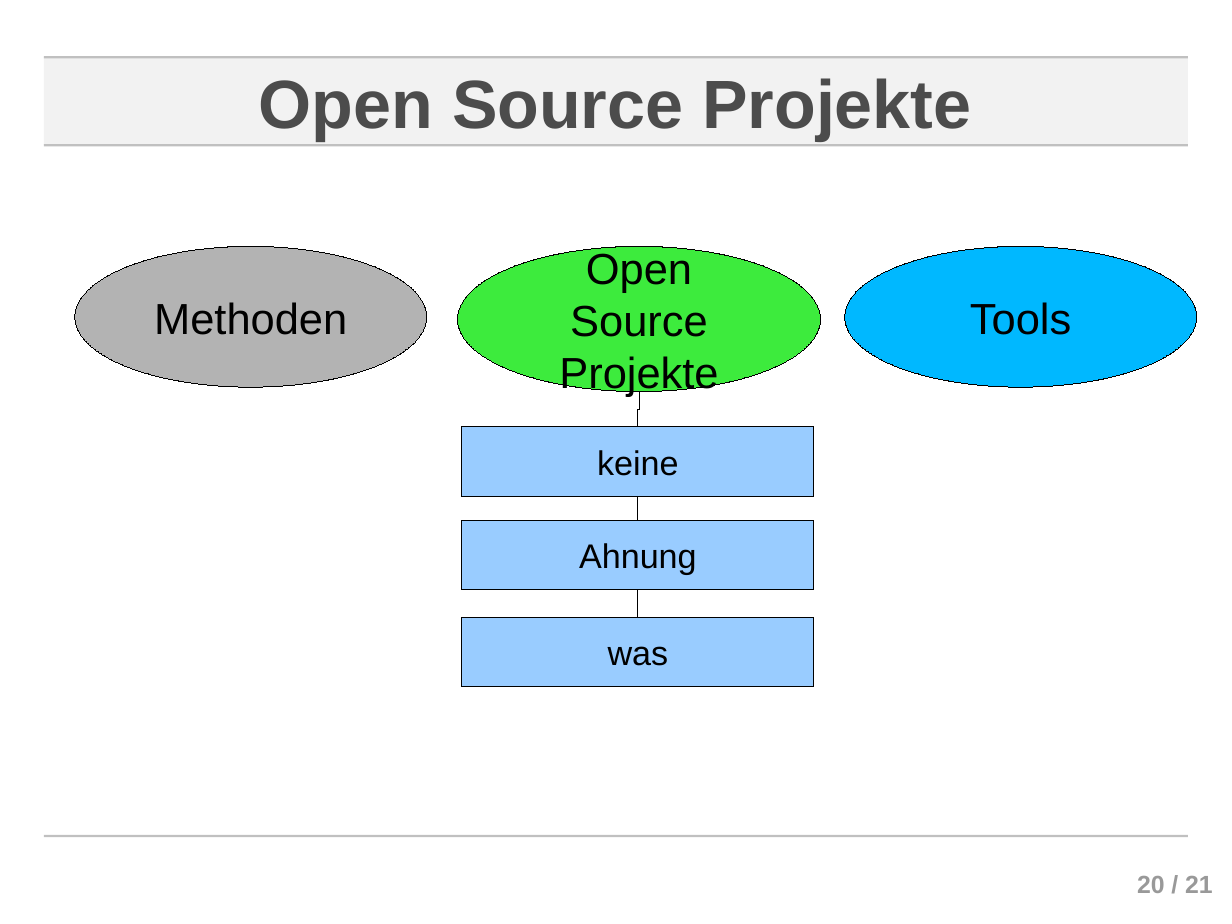
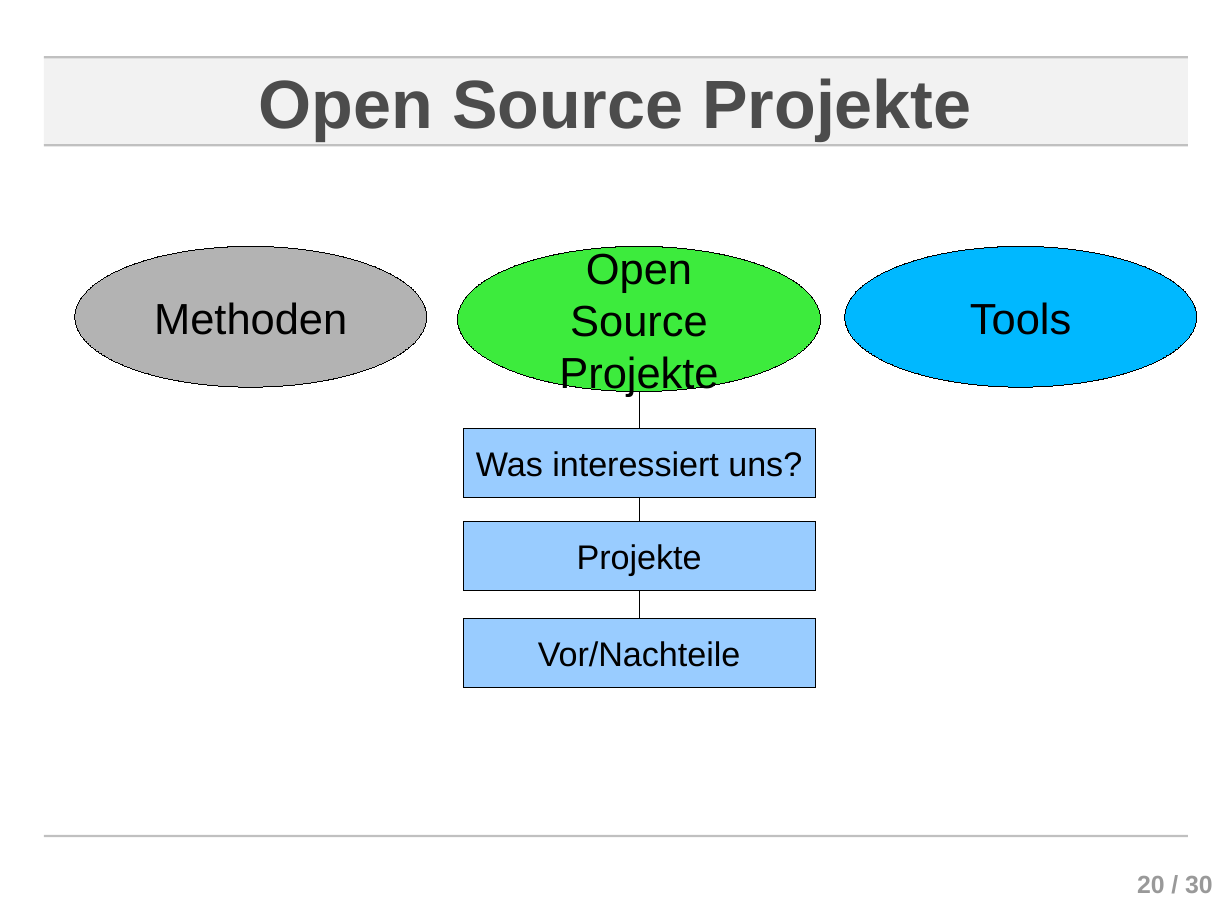
Before and after one commit to ChornHulio/sweSeminar, a slide deck: slide 20 of presentation/Agile Softwareentwicklung.odp. Drawn at 1232x924 pixels with LibreOffice and Linux fonts; fonts in the diff are those of the drawing; background and template pictures are left out. Boxes give left, top, right and bottom in pixels: in the first picture for what was removed or moved away, otherwise in the second. Text is boxed around its words. In the diff, an @@ line names an element or a change of style, - is before the commit and + after.

```diff
--- a/presentation/Agile Softwareentwicklung.odp
+++ b/presentation/Agile Softwareentwicklung.odp
@@ elbow line (639, 428) - (639, 391): route changed @@
@@ text in rectangle at box(476, 451, 802, 477): text changed @@
-keine
+Was interessiert uns?
@@ elbow line (639, 522) - (639, 497): route changed @@
@@ text in rectangle at box(577, 544, 702, 576): text changed @@
-Ahnung
+Projekte
@@ elbow line (639, 618) - (639, 591): route changed @@
@@ text in rectangle at box(538, 641, 741, 667): text changed @@
-was
+Vor/Nachteile
@@ page number at box(1137, 876, 1213, 893): text changed @@
-20 / 21
+20 / 30
```
Also in this commit, not shown: 9 slides added.
